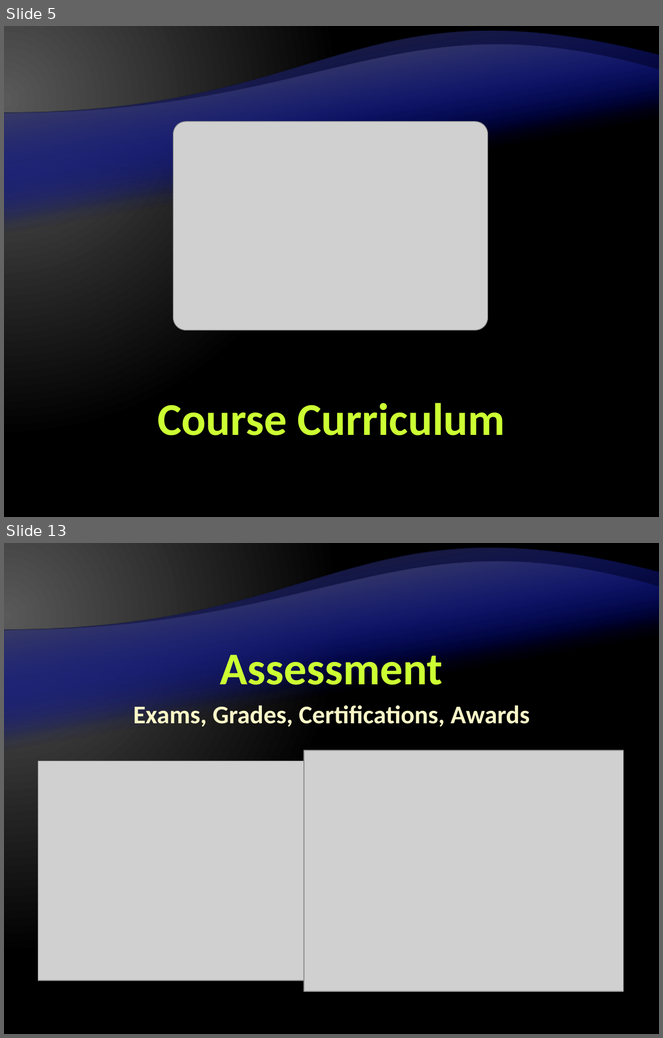
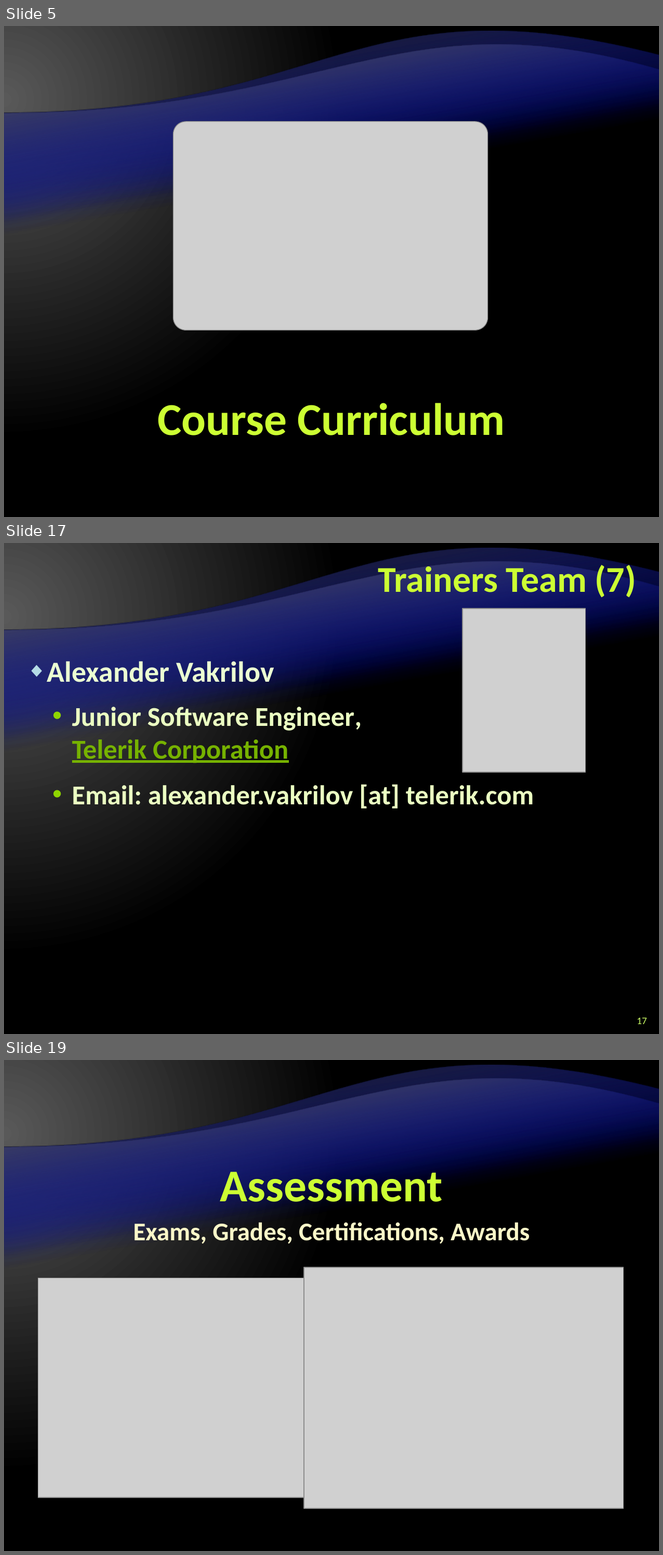
Before and after one commit to Graveheart/aspnetcourse, a slide deck: 2010/lectures/0. Course Introduction.pptx. Shown one above the other, each under a label of ours: slides 5 and 13 before the commit, slides 5, 17 and 19 after it; the slides between them are not shown. The pictures are 663x1038 and 663x1555 pixels, drawn with LibreOffice and Linux fonts; fonts in the diff are those of the drawing; grey boxes stand for pictures; background and template pictures are left out. Boxes give left, top, right and bottom in pixels: in the first picture for what was removed or moved away, otherwise in the second. Text is boxed around its words. In the diff, an @@ line names an element or a change of style, - is before the commit and + after.

Commit message:
added slides to the trainers section fixes to the formatting added Vesko and Shasho's pictures

```diff
--- a/2010/lectures/0. Course Introduction.pptx
+++ b/2010/lectures/0. Course Introduction.pptx
@@ slide 17 added at box(4, 543, 659, 1034), background gradient #595959 to #000000; not listed: 4 template elements that a slide beside it also shows @@
@@ title added at box(378, 562, 636, 598), 40 pt, text #CCFF33, bold @@
+Trainers Team (7)
@@ picture added at box(463, 609, 586, 772) @@
@@ text added at box(47, 661, 362, 763), 30 pt, text #EBFFC2, bold @@
+◆ Alexander Vakrilov
+  • Junior Software Engineer, Telerik Corporation
@@ text added at box(72, 784, 534, 809), 30 pt, text #EBFFC2, bold @@
+  • Email: alexander.vakrilov [at] telerik.com
@@ page number added at box(637, 1018, 647, 1025), 11 pt, text #CCFF66 @@
+17
@@ what was slide 13 is now slide 19 @@
```
Also in this commit, not shown: 13 slides changed, 5 other slides added, 2 other files.
